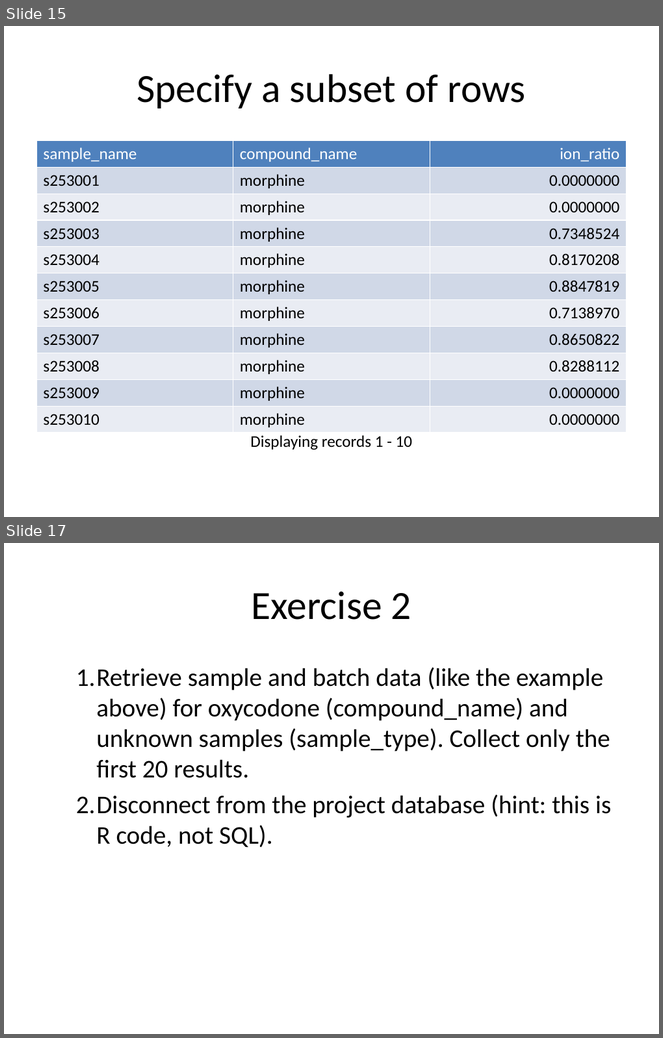
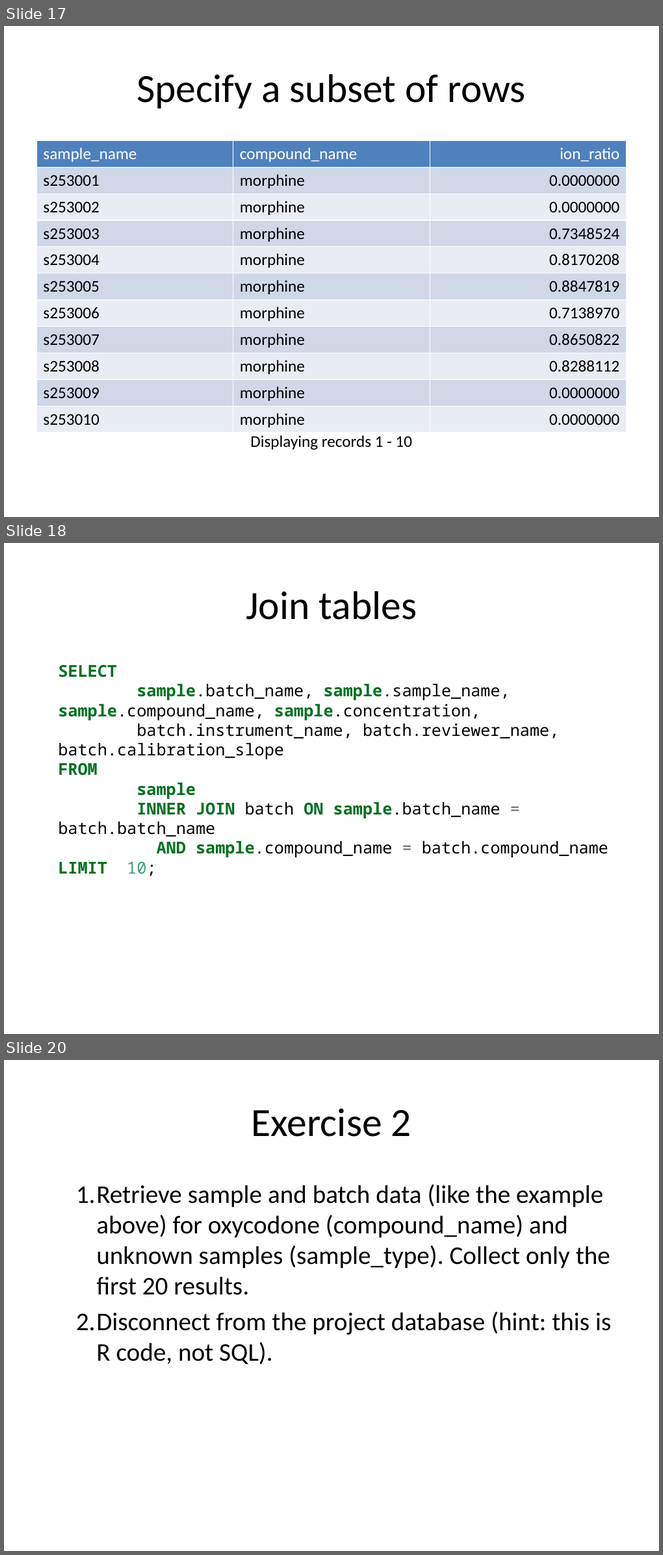
Before and after one commit to pcmathias/MSACL-intermediate-R-course, a slide deck: slides/06---Using-databases.pptx. Shown one above the other, each under a label of ours: slides 15 and 17 before the commit, slides 17, 18 and 20 after it; the slides between them are not shown. The pictures are 663x1038 and 663x1555 pixels, drawn with LibreOffice and Linux fonts; fonts in the diff are those of the drawing. Boxes give left, top, right and bottom in pixels: in the first picture for what was removed or moved away, otherwise in the second. Text is boxed around its words. In the diff, an @@ line names an element or a change of style, - is before the commit and + after.

```diff
--- a/slides/06---Using-databases.pptx
+++ b/slides/06---Using-databases.pptx
@@ slide 18 added at box(4, 543, 659, 1034), background #FFFFFF @@
@@ title added at box(246, 591, 417, 620), 44 pt, text #000000 @@
+Join tables
@@ text added at box(58, 665, 608, 876), 18 pt, text #000000 @@
+SELECT
+sample.batch_name, sample.sample_name, sample.compound_name, sample.concentration,
+batch.instrument_name, batch.reviewer_name, batch.calibration_slope
+FROM
+sample
+INNER JOIN batch ON sample.batch_name = batch.batch_name
+AND sample.compound_name = batch.compound_name
+LIMIT 10;
@@ what was slide 15 is now slide 17 @@
@@ what was slide 17 is now slide 20 @@
```
Also in this commit, not shown: 7 slides changed, 2 other slides added, 1 other file.
